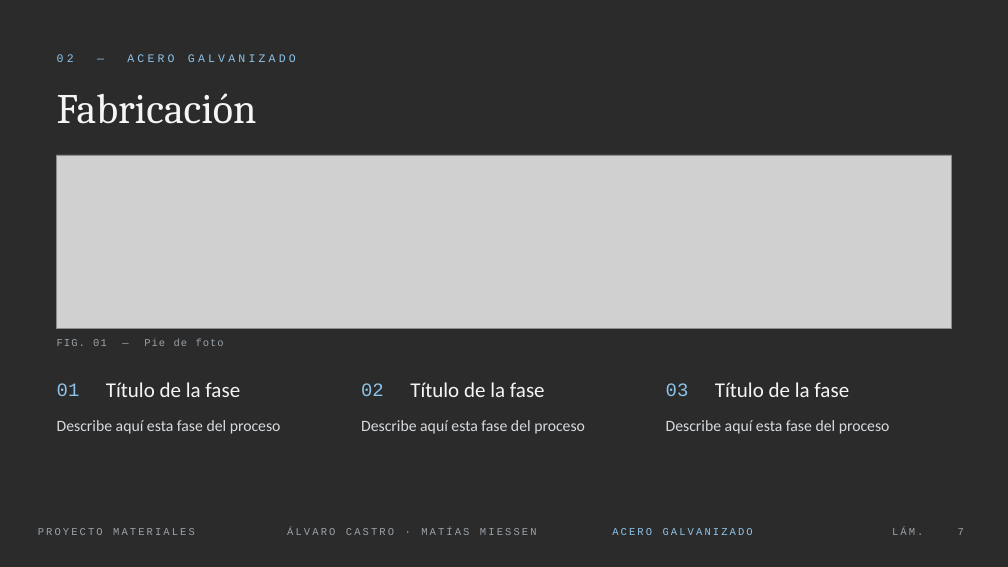
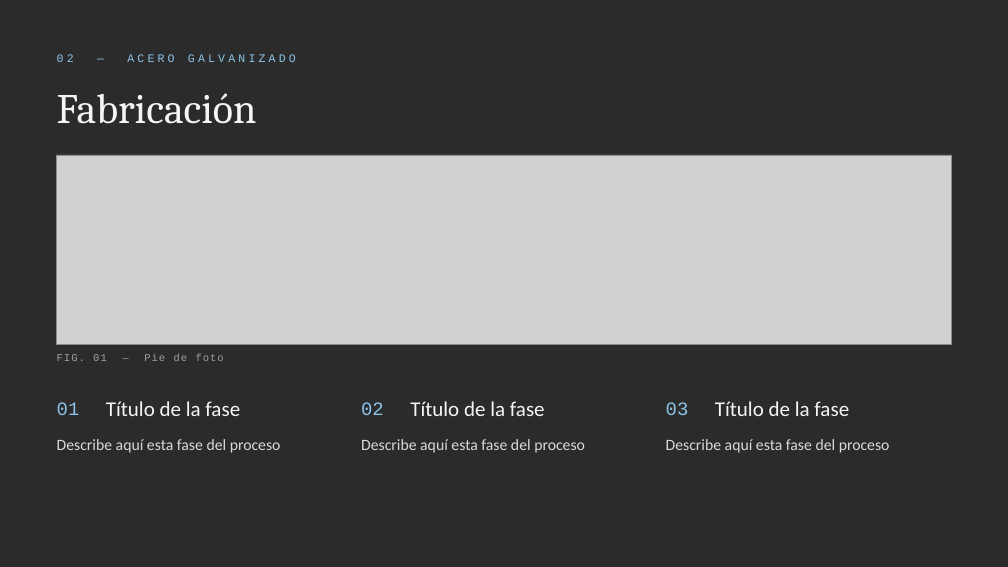
Before and after one commit to Elcastor124/Deutschtrainer, a slide deck: slide 7 of proyecto-materiales/Proyecto-Materiales_Castro-Miessen.pptx. Drawn at 1008x567 pixels with LibreOffice and Linux fonts; fonts in the diff are those of the drawing; grey boxes stand for pictures; background and template pictures are left out; a plain dark background stands for a picture behind light text. Boxes give left, top, right and bottom in pixels: in the first picture for what was removed or moved away, otherwise in the second. Text is boxed around its words. In the diff, an @@ line names an element or a change of style, - is before the commit and + after.

```diff
--- a/proyecto-materiales/Proyecto-Materiales_Castro-Miessen.pptx
+++ b/proyecto-materiales/Proyecto-Materiales_Castro-Miessen.pptx
@@ picture: place and size @@
-picture at [57, 155, 951, 329]
+picture at [57, 155, 951, 344]
@@ text "FIG. 01 — Pie de ...": place and size @@
-text "FIG. 01 — Pie de ..." at [57, 339, 224, 346]
+text "FIG. 01 — Pie de ..." at [57, 354, 224, 361]
@@ 9 texts: place and size @@
-9 texts at [57, 382, 890, 434]
+9 texts at [57, 401, 890, 453]
@@ text removed at [38, 528, 195, 535] @@
-PROYECTO MATERIALES
@@ text removed at [287, 528, 537, 535] @@
-ÁLVARO CASTRO · MATÍAS MIESSEN
@@ text removed at [612, 528, 753, 535] @@
-ACERO GALVANIZADO
@@ text removed at [892, 528, 923, 535] @@
-LÁM.
@@ page number removed at [958, 528, 964, 535] @@
-7
```
Also in this commit, not shown: 14 other slides changed.
